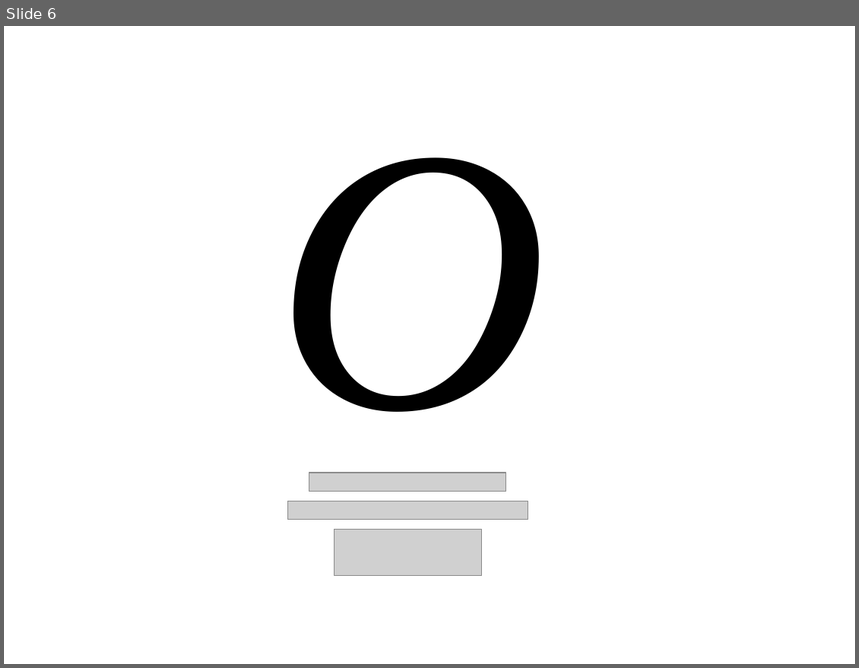
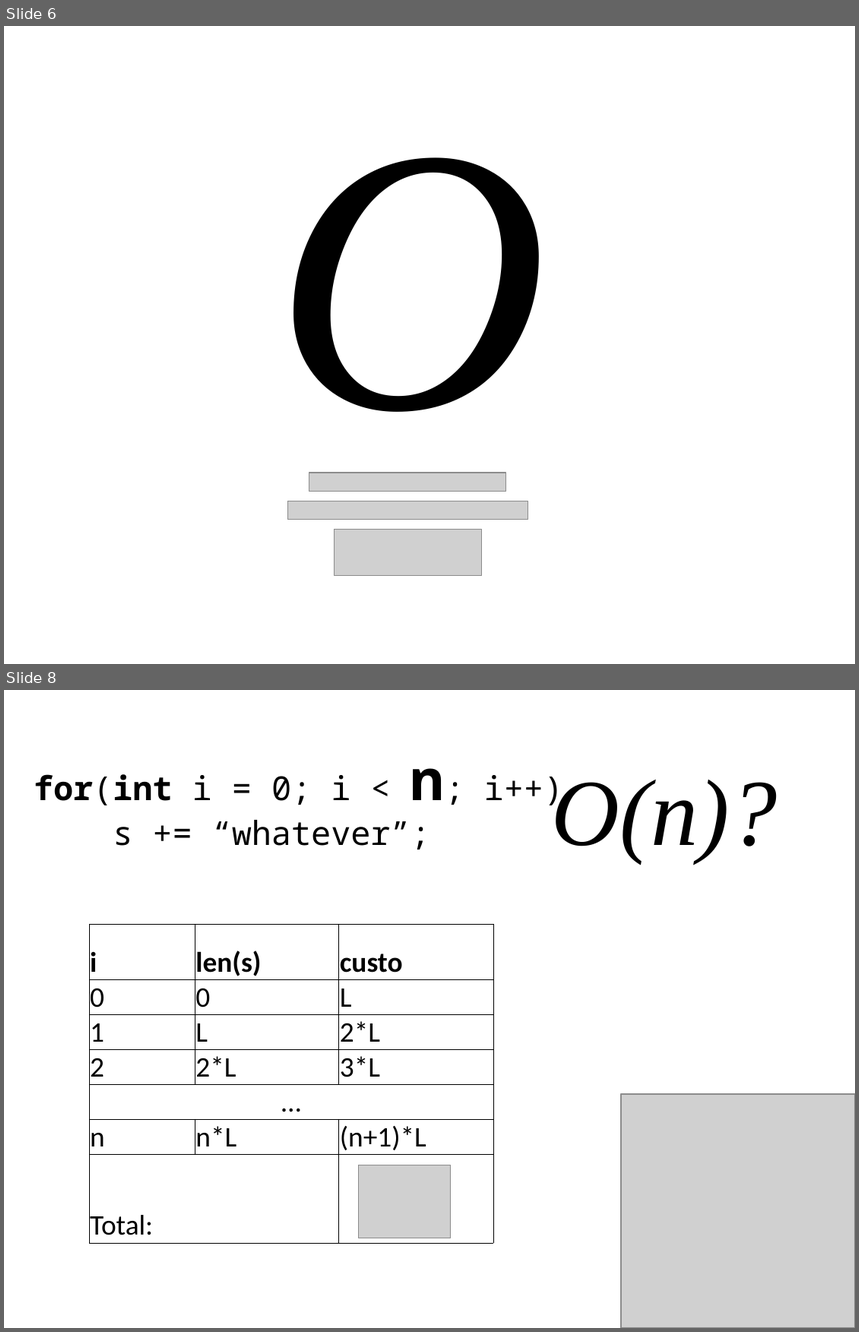
Before and after one commit to juanplopes/dnad2011-complexidade-algoritmos, a slide deck: Presentation.pptx. Shown one above the other, each under a label of ours: slide 6 before the commit, slides 6 and 8 after it; the slides between them are not shown. The pictures are 859x668 and 859x1332 pixels, drawn with LibreOffice and Linux fonts; fonts in the diff are those of the drawing; grey boxes stand for pictures. Boxes give left, top, right and bottom in pixels: in the first picture for what was removed or moved away, otherwise in the second. Text is boxed around its words. In the diff, an @@ line names an element or a change of style, - is before the commit and + after.

```diff
--- a/Presentation.pptx
+++ b/Presentation.pptx
@@ slide 8 added at [4,690,855,1328], background #FFFFFF @@
@@ text added at [34,774,563,850], 28 pt, text #000000 @@
+for(int i = 0; i < n; i++)
+s += “whatever”;
@@ text added at [551,777,777,863], 80 pt, text #000000, italic @@
+O(n)?
@@ table added at [89,924,493,1243], 7 rows, 3 columns @@
+i | len(s) | custo
+0 | 0 | L
+1 | L | 2*L
+2 | 2*L | 3*L
+… |  | 
+n | n*L | (n+1)*L
+Total: |  | 
@@ picture added at [621,1094,855,1328] @@
@@ picture added at [359,1165,451,1238] @@
```
Also in this commit, not shown: 5 other slides added, 1 slide removed.
